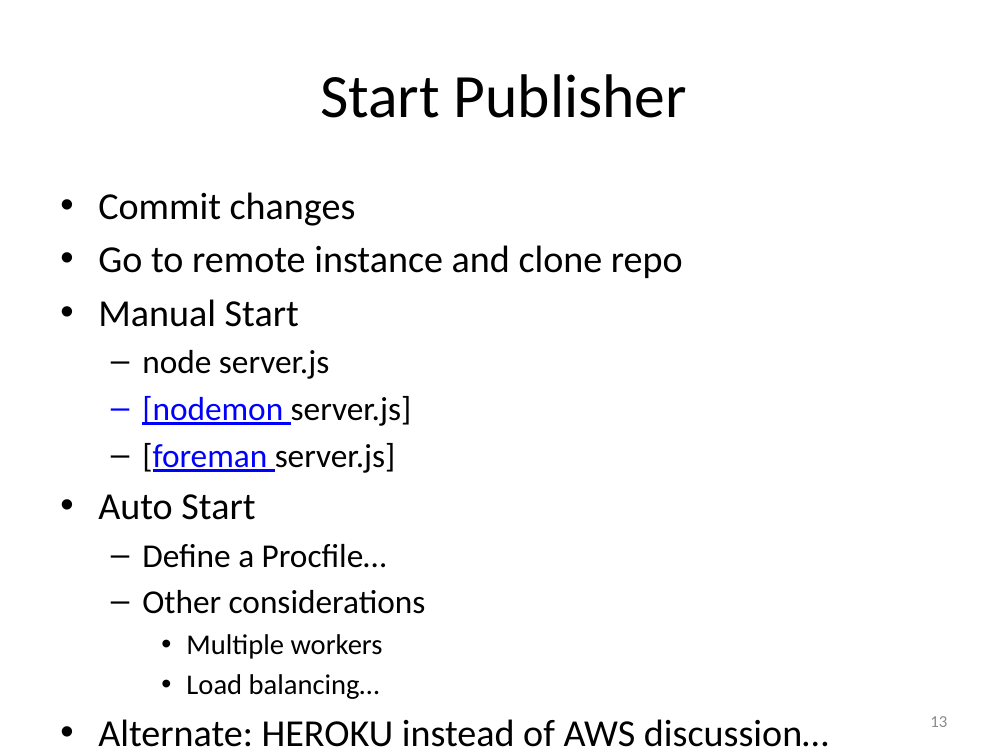
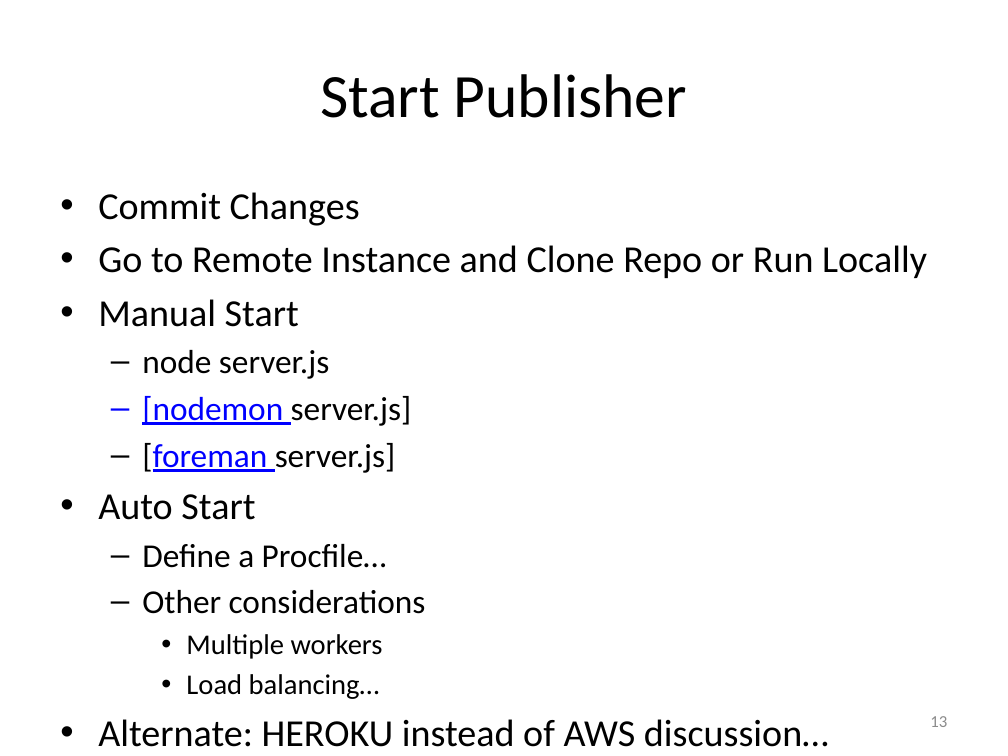
Before and after one commit to vightel/FloodMapsWorkshop, a slide deck: slide 13 of FloodMappingWorkshopII.pptx. Drawn at 1008x756 pixels with LibreOffice and Linux fonts; fonts in the diff are those of the drawing. Boxes give left, top, right and bottom in pixels: in the first picture for what was removed or moved away, otherwise in the second. Text is boxed around its words. In the diff, an @@ line names an element or a change of style, - is before the commit and + after.

```diff
--- a/FloodMappingWorkshopII.pptx
+++ b/FloodMappingWorkshopII.pptx
@@ text at (98, 192, 927, 278): text changed @@
-• Commit changes
-• Go to remote instance and clone repo
+• Commit Changes
+• Go to Remote Instance and Clone Repo or Run Locally
```
Also in this commit, not shown: 1 other slide changed, 1 other file.
